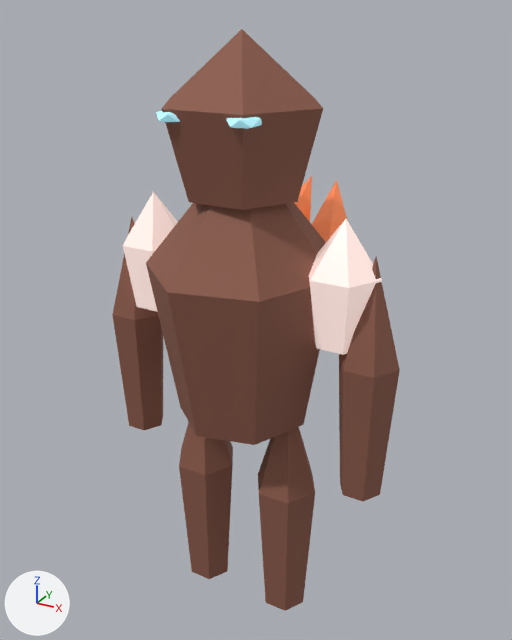
One commit to the glTF model assets/models/glb/deep-fracture-creature-CrystalRevenant-fire.glb: the scene before it, then after it.
Both versions are drawn from a 50 mm camera at (1.42, -2.47, 2.67) aimed at (-0.03, 0.16, 1.36). The axes (+X, +Y, +Z) are drawn at lower left. The lights are the same throughout. The first picture is the older version.

The first picture shows 'arm-l', 'arm-r', 'armor-core-l', 'armor-core-r', 'back-crystal-1', 'back-crystal-2', 'helmet', 'leg-l', 'leg-r', 'torso' and 2 more.
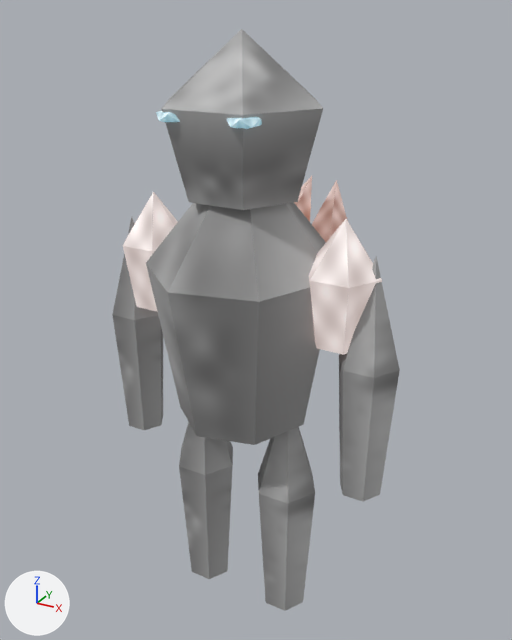
The change, as a list of edits to the scene's bpy script:
```text
Change me_torso:
    where me_torso.from_pydata(...)  # 16 vertices, 28 faces; spans x -0.392..0.392, y -0.426..0.426, z -0.637..0.637
    remove me_torso.materials.append(mat_export_source_001)  # brown #8f5d4d
    add me_torso.materials.append(mat_export_source_001_carapace)  # picture img_47c10eca8ccae7da
Change me_helmet:
    where me_helmet.from_pydata(...)  # 14 vertices, 24 faces; spans x -0.34..0.34, y -0.294..0.294, z -0.324..0.324
    remove me_helmet.materials.append(mat_export_source_001)  # brown #8f5d4d
    add me_helmet.materials.append(mat_export_source_001_carapace)  # picture img_47c10eca8ccae7da
Change me_armor_core_l:
    where me_armor_core_l.from_pydata(...)  # 14 vertices, 24 faces; spans x -0.16..0.16, y -0.139..0.139, z -0.271..0.271
    remove me_armor_core_l.materials.append(mat_export_source)  # pale pink #fde4dd, glowing grey #a79691
    add me_armor_core_l.materials.append(mat_export_source_crystal)  # picture img_a024851ca806c911, glowing grey #a79691
Change me_armor_core_r:
    where me_armor_core_r.from_pydata(...)  # 14 vertices, 24 faces; spans x -0.16..0.16, y -0.139..0.139, z -0.271..0.271
    remove me_armor_core_r.materials.append(mat_export_source)  # pale pink #fde4dd, glowing grey #a79691
    add me_armor_core_r.materials.append(mat_export_source_crystal)  # picture img_a024851ca806c911, glowing grey #a79691
Change me_arm_l:
    where me_arm_l.from_pydata(...)  # 14 vertices, 24 faces; spans x -0.13..0.13, y -0.113..0.113, z -0.561..0.561
    remove me_arm_l.materials.append(mat_export_source_001)  # brown #8f5d4d
    add me_arm_l.materials.append(mat_export_source_001_carapace)  # picture img_47c10eca8ccae7da
Change me_arm_r:
    where me_arm_r.from_pydata(...)  # 14 vertices, 24 faces; spans x -0.13..0.13, y -0.113..0.113, z -0.561..0.561
    remove me_arm_r.materials.append(mat_export_source_001)  # brown #8f5d4d
    add me_arm_r.materials.append(mat_export_source_001_carapace)  # picture img_47c10eca8ccae7da
Change me_leg_l:
    where me_leg_l.from_pydata(...)  # 14 vertices, 24 faces; spans x -0.15..0.15, y -0.13..0.13, z -0.619..0.619
    remove me_leg_l.materials.append(mat_export_source_001)  # brown #8f5d4d
    add me_leg_l.materials.append(mat_export_source_001_carapace)  # picture img_47c10eca8ccae7da
Change me_leg_r:
    where me_leg_r.from_pydata(...)  # 14 vertices, 24 faces; spans x -0.15..0.15, y -0.13..0.13, z -0.619..0.619
    remove me_leg_r.materials.append(mat_export_source_001)  # brown #8f5d4d
    add me_leg_r.materials.append(mat_export_source_001_carapace)  # picture img_47c10eca8ccae7da
Change me_back_crystal_1:
    where me_back_crystal_1.from_pydata(...)  # 12 vertices, 20 faces; spans x -0.081..0.081, y -0.264..0.264, z -0.242..0.242
    remove me_back_crystal_1.materials.append(mat_export_source_002)  # orange #f98650, glowing brown #7f4224
    add me_back_crystal_1.materials.append(mat_export_source_002_crystal)  # picture img_a024851ca806c911, glowing brown #7f4224
Change me_back_crystal_2:
    where me_back_crystal_2.from_pydata(...)  # 12 vertices, 20 faces; spans x -0.109..0.109, y -0.256..0.256, z -0.235..0.235
    remove me_back_crystal_2.materials.append(mat_export_source_002)  # orange #f98650, glowing brown #7f4224
    add me_back_crystal_2.materials.append(mat_export_source_002_crystal)  # picture img_a024851ca806c911, glowing brown #7f4224
```

Pixel boxes (x1, y1, x2, y2) of what changed, in the pictures (512 x 640 px):
'torso', recoloured (brown to grey): (146, 202, 326, 445) in both
'helmet', recoloured (brown to grey): (162, 29, 323, 210) in both
'arm-r', recoloured (brown to grey): (339, 257, 400, 501) in both
'leg-r', recoloured (brown to grey): (258, 427, 315, 611) in both
'leg-l', recoloured (brown to grey): (179, 422, 233, 579) in both
'armor-core-r', recoloured: (309, 219, 382, 355) in both
'arm-l', recoloured (brown to grey): (112, 217, 163, 430) in both
'armor-core-l', recoloured: (123, 192, 178, 312) in both
'back-crystal-2', recoloured (orange to beige): (312, 180, 348, 242) in both
'back-crystal-1', recoloured (orange to beige): (294, 176, 312, 222) in both
